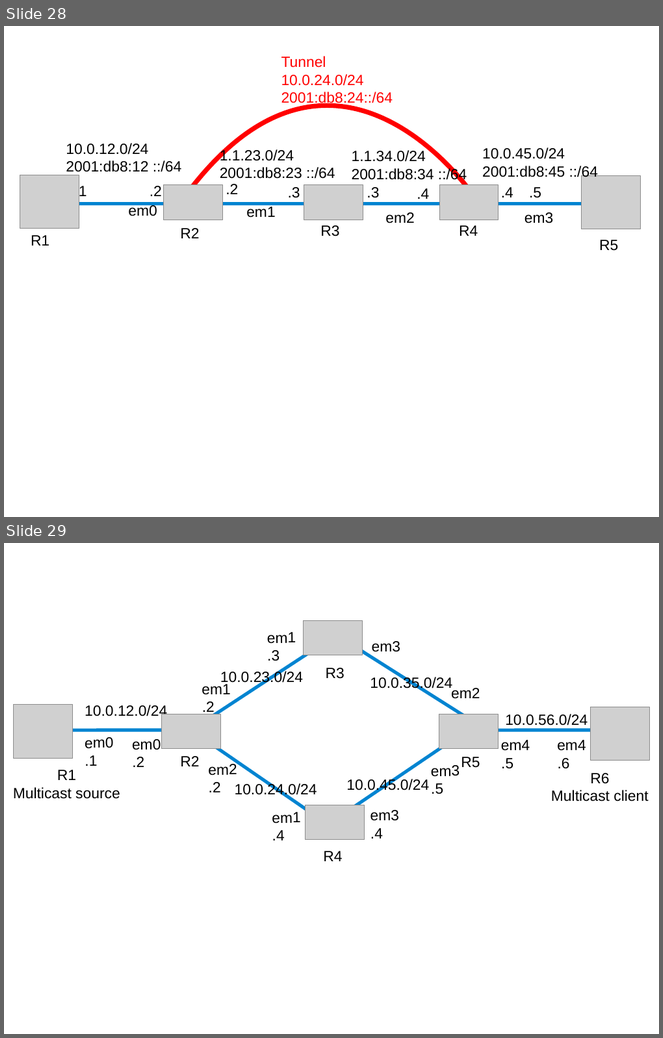
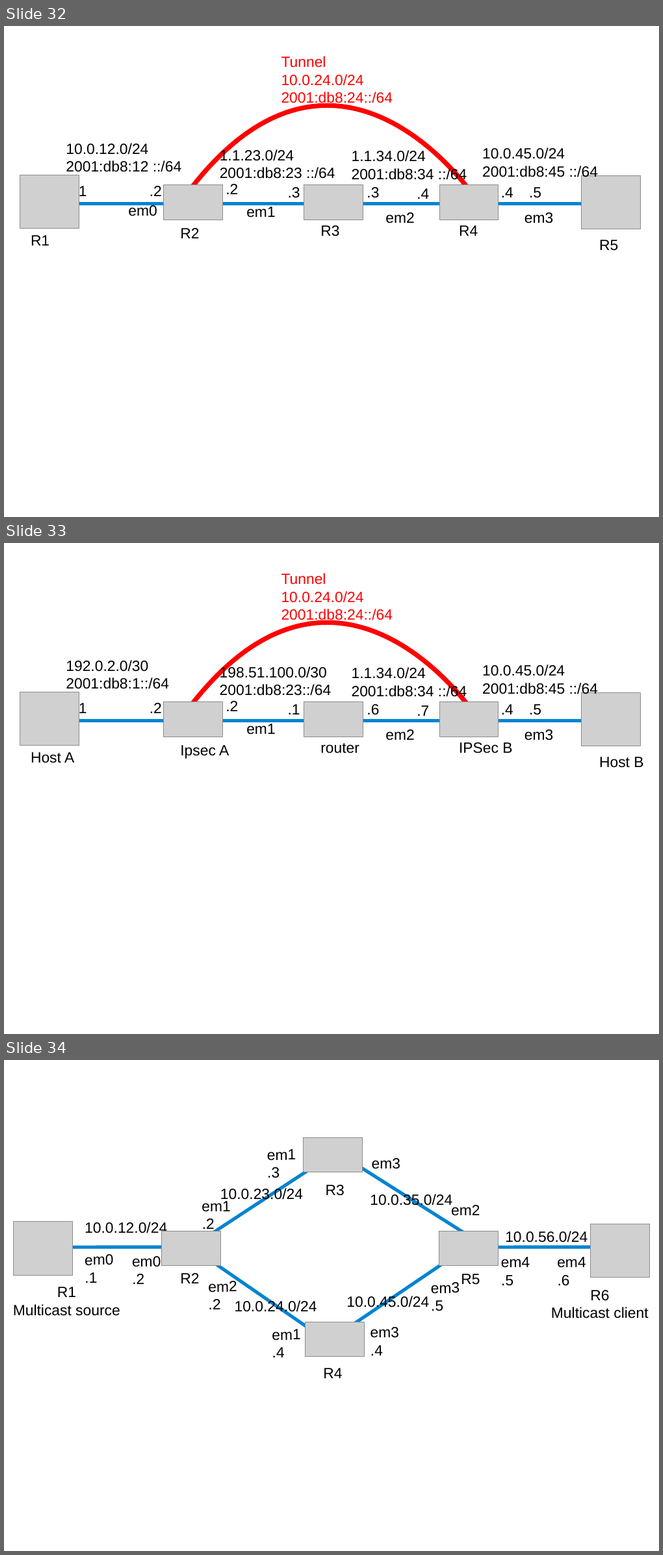
Before and after one commit to ocochard/BSDRP, a slide deck: docs/labs.examples.odp. Shown one above the other, each under a label of ours: slides 28 and 29 before the commit, slides 32, 33 and 34 after it. The pictures are 663x1038 and 663x1555 pixels, drawn with LibreOffice and Linux fonts; fonts in the diff are those of the drawing; grey boxes stand for pictures. Boxes give left, top, right and bottom in pixels: in the first picture for what was removed or moved away, otherwise in the second. Text is boxed around its words. In the diff, an @@ line names an element or a change of style, - is before the commit and + after.

```diff
--- a/docs/labs.examples.odp
+++ b/docs/labs.examples.odp
@@ slide 33 added at (4, 543, 659, 1034), background #FFFFFF @@
@@ text added at (282, 573, 393, 624), 18 pt, text #FF0000 @@
+Tunnel
+10.0.24.0/24
+2001:db8:24::/64
@@ freeform shape added at (187, 623, 472, 712), outline #FF0000 5.67 pt @@
@@ text added at (66, 660, 169, 693), 18 pt, text #000000 @@
+192.0.2.0/30
+2001:db8:1::/64
@@ text added at (220, 666, 332, 696), 18 pt, text #000000 @@
+198.51.100.0/30
+2001:db8:23::/64
@@ text added at (352, 667, 467, 700), 18 pt, text #000000 @@
+1.1.34.0/24
+2001:db8:34 ::/64
@@ text added at (482, 665, 598, 697), 18 pt, text #000000 @@
+10.0.45.0/24
+2001:db8:45 ::/64
@@ picture added at (20, 692, 78, 745) @@
@@ picture added at (581, 693, 640, 746) @@
@@ text added at (75, 701, 87, 717), 18 pt, text #000000 @@
+.1
@@ text added at (150, 703, 162, 713), 18 pt, text #000000 @@
+.2
@@ picture added at (164, 702, 223, 737) @@
@@ text added at (226, 701, 238, 711), 18 pt, text #000000 @@
+.2
@@ text added at (288, 704, 300, 715), 18 pt, text #000000 @@
+.1
@@ picture added at (304, 702, 363, 737) @@
@@ text added at (367, 704, 379, 715), 18 pt, text #000000 @@
+.6
@@ text added at (417, 705, 429, 720), 18 pt, text #000000 @@
+.7
@@ picture added at (440, 702, 499, 737) @@
@@ text added at (501, 704, 514, 715), 18 pt, text #000000 @@
+.4
@@ text added at (529, 704, 542, 715), 18 pt, text #000000 @@
+.5
@@ line added from (589, 720) to (51, 720), #0084D1 4 pt @@
@@ text added at (246, 724, 275, 734), 18 pt, text #000000 @@
+em1
@@ text added at (386, 730, 414, 741), 18 pt, text #000000 @@
+em2
@@ text added at (525, 730, 553, 741), 18 pt, text #000000 @@
+em3
@@ text added at (31, 752, 74, 763), 18 pt, text #000000 @@
+Host A
@@ text added at (180, 745, 229, 759), 18 pt, text #000000 @@
+Ipsec A
@@ text added at (321, 743, 360, 754), 18 pt, text #000000 @@
+router
@@ text added at (459, 743, 512, 754), 18 pt, text #000000 @@
+IPSec B
@@ text added at (599, 757, 644, 768), 18 pt, text #000000 @@
+Host B
@@ what was slide 28 is now slide 32 @@
@@ what was slide 29 is now slide 34 @@
```
Also in this commit, not shown: 8 slides changed, 6 other slides added, 1 slide removed, 11 other files.
